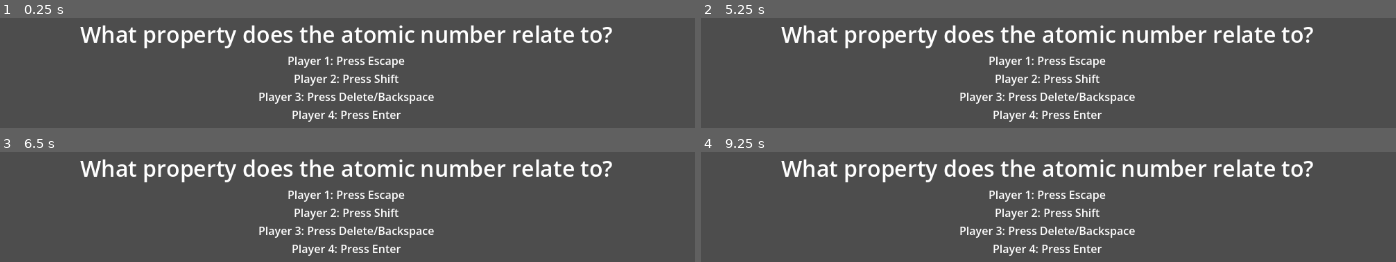
Above: before the commit, frames 1-4 (two rows, left to right).
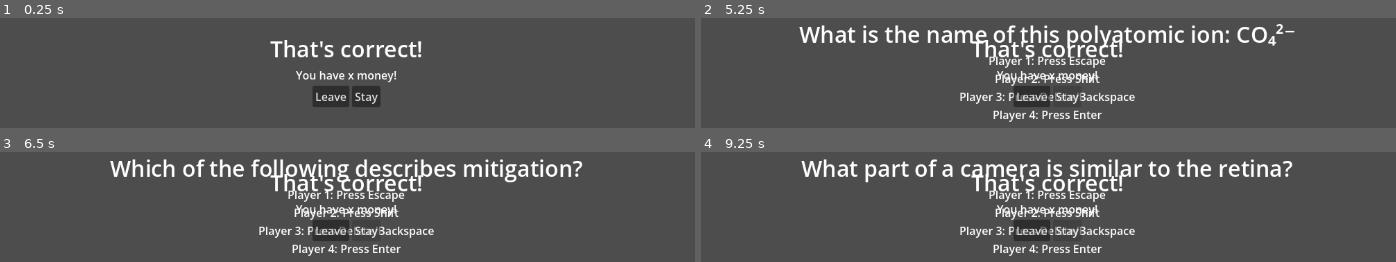
Above: after the commit, the same moments.

Repository: jonahmakowski/science-summative-game
Game: Godot game, scene res://Scenes/main.tscn
Two runs of this game, one before a commit and one after it. Both use one fixed random seed, a clock stepped at 60 frames per second and the inputs below.
Inputs (mouse positions are in pixels of both pictures, inside the frame that each line leads up to):
- Up to frame 1 (0.25 s): no input
- Up to frame 2 (5.25 s): click (1034, 96) at 0.5 s, where only the run after the commit has a clickable "Leave"; click (1069, 96) at 1.25 s, where only the run after the commit has a clickable "Stay"; click (1034, 96) at 2 s, where only the run after the commit has a clickable "Leave"; click (1069, 96) at 2.75 s, where only the run after the commit has a clickable "Stay"; click (1034, 96) at 3.5 s, where only the run after the commit has a clickable "Leave"; click (1069, 96) at 4.25 s, where only the run after the commit has a clickable "Stay"; tap Enter (player_4_buzzer) at 5 s; hold Shift (player_2_buzzer) from 5.03 s (still down)
- Up to frame 3 (6.5 s): tap Backspace (player_3_buzzer) at 5.3, 5.85 s; tap Space at 5.75 s; release Shift (player_2_buzzer) at 5.78 s; tap Enter (player_4_buzzer) at 6.05 s
- Up to frame 4 (9.25 s): tap Enter (player_4_buzzer) at 6.5, 8, 8.3, 8.85 s; hold Enter (player_4_buzzer) 6.53-7.28 s; tap Shift (player_2_buzzer) at 6.8, 7.35, 9.05 s; tap Space at 7.25 s; tap Backspace (player_3_buzzer) at 7.55 s; hold Backspace (player_3_buzzer) 8.03-8.78 s; tap Escape (player_1_buzzer) at 8.65 s

The runs differ from the first frame. In frame 1, 11% of the frame differs, in the area x 11-89%, y 6-95%; in frame 2, 9.6%; in frame 3, 9.5%; in frame 4, 9.4%.

Commit message:
Wrote a load more code

Diff:
--- a/Scenes/main.gd
+++ b/Scenes/main.gd
@@ -5,45 +5,111 @@
 	QUESTION,
 	KICKED,
 	CAN_LEAVE,
+	SCORE,
 }
 
-var current_state = state.BUZZER
+@export_group("Buzzer", "buzzer")
+@export var buzzer: Control
+@export var buzzer_question: Label
+@export_group("Question", "question")
+@export var question: Control
+@export var question_question: Label
+@export var question_player: Label
+@export var question_writer: Label
+@export var question_option_container: GridContainer
+@export_group("Kicked", "kicked")
+@export var kicked: Control
+@export var kicked_player: Label
+@export var kicked_leave_button: Button
+@export_group("Can Leave", "canleave")
+@export var canleave: Control
+@export var canleave_money: Label
+@export var canleave_leave_button: Button
+@export var canleave_stay_button: Button
+
+var current_state = state.BUZZER:
+	set(val):
+		_update_state()
 var current_question: Question
 ## The current player number 1, 2, 3, 4
 var current_player := 0
-
-@onready var buzzer: Control = %Buzzer
-@onready var buzzer_question_box: Label = %BuzzerQuestionBox
+var money: Dictionary[int, int] = { 1: 0, 2: 0, 3: 0, 4: 0 }
+var running_players = [1, 2, 3, 4]
 
 
 func _ready() -> void:
-	_get_new_question()
-
-
-func _process(delta: float) -> void:
-	match current_state:
-		state.BUZZER:
-			pass
-		state.QUESTION:
-			print("Question mode for player %d" % current_player)
+	kicked_leave_button.pressed.connect(_player_kicked_button_pressed)
 
 
 func _input(event: InputEvent) -> void:
 	if current_state == state.BUZZER:
-		if event.is_action_pressed("player_1_buzzer"):
+		if event.is_action_pressed("player_1_buzzer") and 1 in running_players:
 			current_player = 1
 			current_state = state.QUESTION
-		elif event.is_action_pressed("player_2_buzzer"):
+		elif event.is_action_pressed("player_2_buzzer") and 2 in running_players:
 			current_player = 2
 			current_state = state.QUESTION
-		elif event.is_action_pressed("player_3_buzzer"):
+		elif event.is_action_pressed("player_3_buzzer") and 3 in running_players:
 			current_player = 3
 			current_state = state.QUESTION
-		elif event.is_action_pressed("player_4_buzzer"):
+		elif event.is_action_pressed("player_4_buzzer") and 4 in running_players:
 			current_player = 4
 			current_state = state.QUESTION
 
 
+func _update_state():
+	buzzer.hide()
+	question.hide()
+	kicked.hide()
+
+	match current_state:
+		state.BUZZER:
+			_get_new_question()
+			buzzer.show()
+		state.QUESTION:
+			question.show()
+			question_player.text = "Player %d" % current_player
+		state.KICKED:
+			kicked.show()
+			kicked_player.text = "Player %d. You had %d money! Now you've lost it all." % [current_player, money[current_player]]
+			running_players.erase(current_player)
+
+
 func _get_new_question():
 	current_question = Globals.questions.pick_random()
-	buzzer_question_box.text = current_question.question
+	buzzer_question.text = current_question.question
+	question_question.text = current_question.question
+	question_writer.text = current_question.writer
+	_load_options()
+
+
+func _load_options():
+	for child in question_option_container.get_children():
+		child.queue_free()
+
+	var disposable_options := current_question.options.duplicate()
+
+	for i in range(len(current_question.options) - 1):
+		var current_option = disposable_options.pick_random()
+		disposable_options.erase(current_option)
+
+		var button := Button.new()
+		button.text = current_option
+		question_option_container.add_child(button)
+
+		if current_option == current_question.options[0]:
+			button.pressed.connect(_handle_correct)
+		else:
+			button.pressed.connect(_handle_incorrect)
+
+
+func _handle_correct():
+	current_state = state.CAN_LEAVE
+
+
+func _handle_incorrect():
+	current_state = state.KICKED
+
+
+func _player_kicked_button_pressed():
+	current_state = state.SCORE
--- a/Scenes/main.tscn
+++ b/Scenes/main.tscn
@@ -2,7 +2,7 @@
 
 [ext_resource type="Script" uid="uid://cskr2fj78fnb1" path="res://Scenes/main.gd" id="1_jjgbg"]
 
-[node name="Main" type="Control" unique_id=1974071415]
+[node name="Main" type="Control" unique_id=1974071415 node_paths=PackedStringArray("buzzer", "buzzer_question", "question", "question_question", "question_player", "question_writer", "question_option_container", "kicked", "kicked_player", "kicked_leave_button", "canleave", "canleave_money", "canleave_leave_button", "canleave_stay_button")]
 layout_mode = 3
 anchors_preset = 15
 anchor_right = 1.0
@@ -10,9 +10,23 @@
 grow_horizontal = 2
 grow_vertical = 2
 script = ExtResource("1_jjgbg")
+buzzer = NodePath("Buzzer")
+buzzer_question = NodePath("Buzzer/VBoxContainer/Question")
+question = NodePath("Question")
+question_question = NodePath("Question/VBoxContainer2/Question")
+question_player = NodePath("Question/VBoxContainer2/Player")
+question_writer = NodePath("Question/VBoxContainer2/Writer")
+question_option_container = NodePath("Question/VBoxContainer2/QuestionContainer")
+kicked = NodePath("Kicked")
+kicked_player = NodePath("Kicked/VBoxContainer2/Player")
+kicked_leave_button = NodePath("Kicked/VBoxContainer2/LeaveButton")
+canleave = NodePath("CanLeave")
+canleave_money = NodePath("CanLeave/VBoxContainer2/Money")
+canleave_leave_button = NodePath("CanLeave/VBoxContainer2/HBoxContainer/LeaveButton")
+canleave_stay_button = NodePath("CanLeave/VBoxContainer2/HBoxContainer/StayButton")
 
 [node name="Buzzer" type="Control" parent="." unique_id=587799907]
-unique_name_in_owner = true
+visible = false
 layout_mode = 1
 anchors_preset = 15
 anchor_right = 1.0
@@ -29,8 +43,7 @@
 grow_vertical = 2
 alignment = 1
 
-[node name="BuzzerQuestionBox" type="Label" parent="Buzzer/VBoxContainer" unique_id=998016397]
-unique_name_in_owner = true
+[node name="Question" type="Label" parent="Buzzer/VBoxContainer" unique_id=998016397]
 layout_mode = 2
 theme_override_font_sizes/font_size = 32
 text = "This is where the question goes!"
@@ -44,3 +57,120 @@
 Player 3: Press Delete/Backspace
 Player 4: Press Enter"
 horizontal_alignment = 1
+
+[node name="Question" type="Control" parent="." unique_id=1370543564]
+visible = false
+layout_mode = 1
+anchors_preset = 15
+anchor_right = 1.0
+anchor_bottom = 1.0
+grow_horizontal = 2
+grow_vertical = 2
+
+[node name="VBoxContainer2" type="VBoxContainer" parent="Question" unique_id=2071002510]
+layout_mode = 1
+anchors_preset = 15
+anchor_right = 1.0
+anchor_bottom = 1.0
+grow_horizontal = 2
+grow_vertical = 2
+alignment = 1
+
+[node name="Question" type="Label" parent="Question/VBoxContainer2" unique_id=1388963023]
+layout_mode = 2
+theme_override_font_sizes/font_size = 32
+text = "This is where the question goes!"
+horizontal_alignment = 1
+vertical_alignment = 1
+
+[node name="Player" type="Label" parent="Question/VBoxContainer2" unique_id=1907465291]
+layout_mode = 2
+text = "Player x"
+horizontal_alignment = 1
+
+[node name="Writer" type="Label" parent="Question/VBoxContainer2" unique_id=987973436]
+layout_mode = 2
+text = "Player x"
+horizontal_alignment = 1
+
+[node name="QuestionContainer" type="GridContainer" parent="Question/VBoxContainer2" unique_id=809561384]
+layout_mode = 2
+columns = 2
+
+[node name="Kicked" type="Control" parent="." unique_id=51967859]
+visible = false
+layout_mode = 1
+anchors_preset = 15
+anchor_right = 1.0
+anchor_bottom = 1.0
+grow_horizontal = 2
+grow_vertical = 2
+
+[node name="VBoxContainer2" type="VBoxContainer" parent="Kicked" unique_id=1893426895]
+layout_mode = 1
+anchors_preset = 15
+anchor_right = 1.0
+anchor_bottom = 1.0
+grow_horizontal = 2
+grow_vertical = 2
+alignment = 1
+
+[node name="Label" type="Label" parent="Kicked/VBoxContainer2" unique_id=1582194972]
+layout_mode = 2
+theme_override_font_sizes/font_size = 32
+text = "You have been kicked!"
+horizontal_alignment = 1
+vertical_alignment = 1
+
+[node name="Player" type="Label" parent="Kicked/VBoxContainer2" unique_id=2045073695]
+layout_mode = 2
+text = "You had x money! You've now lost it all."
+horizontal_alignment = 1
+
+[node name="LeaveButton" type="Button" parent="Kicked/VBoxContainer2" unique_id=167188490]
+layout_mode = 2
+size_flags_horizontal = 4
+text = "Leave"
+
+[node name="CanLeave" type="Control" parent="." unique_id=1759152656]
+layout_mode = 1
+anchors_preset = 15
+anchor_right = 1.0
+anchor_bottom = 1.0
+grow_horizontal = 2
+grow_vertical = 2
+
+[node name="VBoxContainer2" type="VBoxContainer" parent="CanLeave" unique_id=1808675316]
+layout_mode = 1
+anchors_preset = 15
+anchor_right = 1.0
+anchor_bottom = 1.0
+grow_horizontal = 2
+grow_vertical = 2
+alignment = 1
+
+[node name="Label" type="Label" parent="CanLeave/VBoxContainer2" unique_id=765503549]
+layout_mode = 2
+theme_override_font_sizes/font_size = 32
+text = "That's correct!"
+horizontal_alignment = 1
+vertical_alignment = 1
+
+[node name="Money" type="Label" parent="CanLeave/VBoxContainer2" unique_id=441058655]
+layout_mode = 2
+text = "You have x money!"
+horizontal_alignment = 1
+
+[node name="HBoxContainer" type="HBoxContainer" parent="CanLeave/VBoxContainer2" unique_id=1470149688]
+layout_mode = 2
+alignment = 1
+
+[node name="LeaveButton" type="Button" parent="CanLeave/VBoxContainer2/HBoxContainer" unique_id=3432082]
+layout_mode = 2
+size_flags_horizontal = 4
+text = "Leave"
+
+[node name="StayButton" type="Button" parent="CanLeave/VBoxContainer2/HBoxContainer" unique_id=1936644471]
+layout_mode = 2
+size_flags_horizontal = 4
+text = "Stay"
